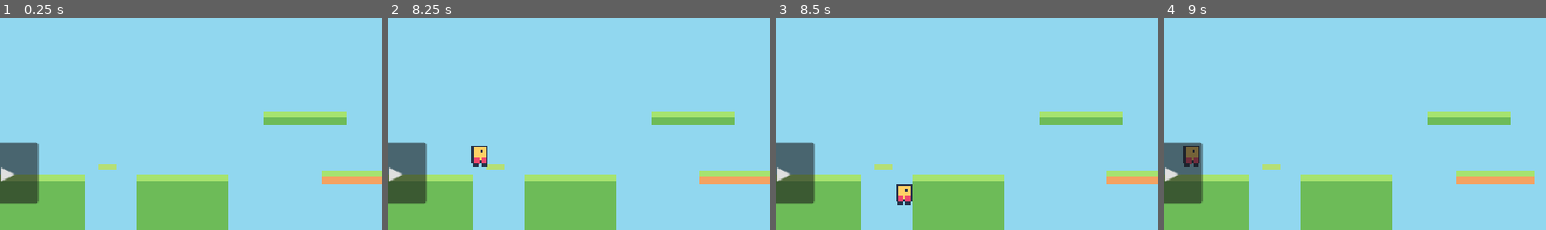
Above: before the commit, frames 1-4 (left to right).
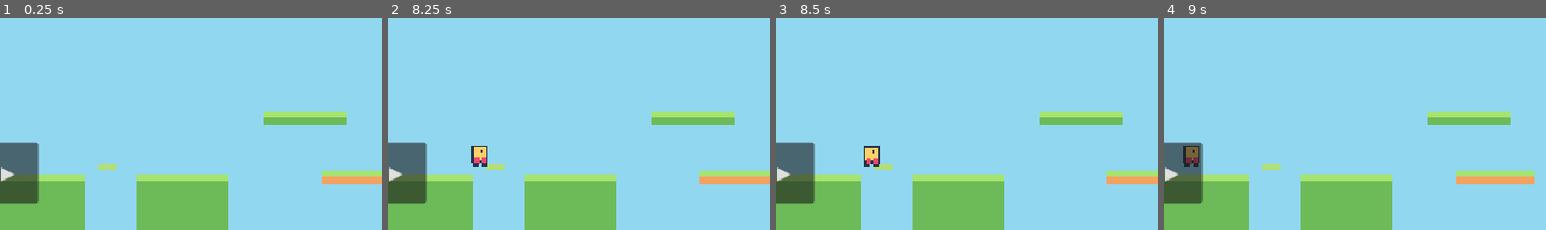
Above: after the commit, the same moments.

Repository: ishak6/PixelQuest-2D
Game: Godot game, scene res://scenes/main.tscn
The game is run twice, just before and just after one commit, with the same random seed, the same clock (stepped at 60 frames per second) and the same inputs.
Inputs:
- Up to frame 1 (0.25 s): no input
- Up to frame 2 (8.25 s): click "◀" at 0.5 s; click "▶" at 1.25 s; click "JUMP" at 2 s; click "↻" at 2.75 s; hold D (move_right) 3.53-5.03 s; tap Space (jump) at 3.77, 4.52, 6.02, 6.77, 7.52 s; hold A (move_left) 5.03-7.28 s; hold D (move_right) from 7.28 s (still down)
- Up to frame 3 (8.5 s): keep holding D (move_right)
- Up to frame 4 (9 s): keep holding D (move_right)
The pictures show only the part of the screen within x 15-65%, y 50-100%; the shares and areas given below are measured in that part.

Frames 1-2 are identical in both runs. In frame 3, 0.8% of the frame differs, in the area x 23-36%, y 60-89%; in frame 4, nothing differs.

Commit message:
Stabilize crumble trap retry

Diff:
--- a/scripts/main.gd
+++ b/scripts/main.gd
@@ -247,6 +247,7 @@
     if body == player and not collapsed:
         collapsed = true
         collapse_timer = 0.35
+        player.controls_enabled = false
         _show_message("THE FLOOR WASN'T SAFE!", 1.0)
         _play_tone(170.0, 0.13)
 
